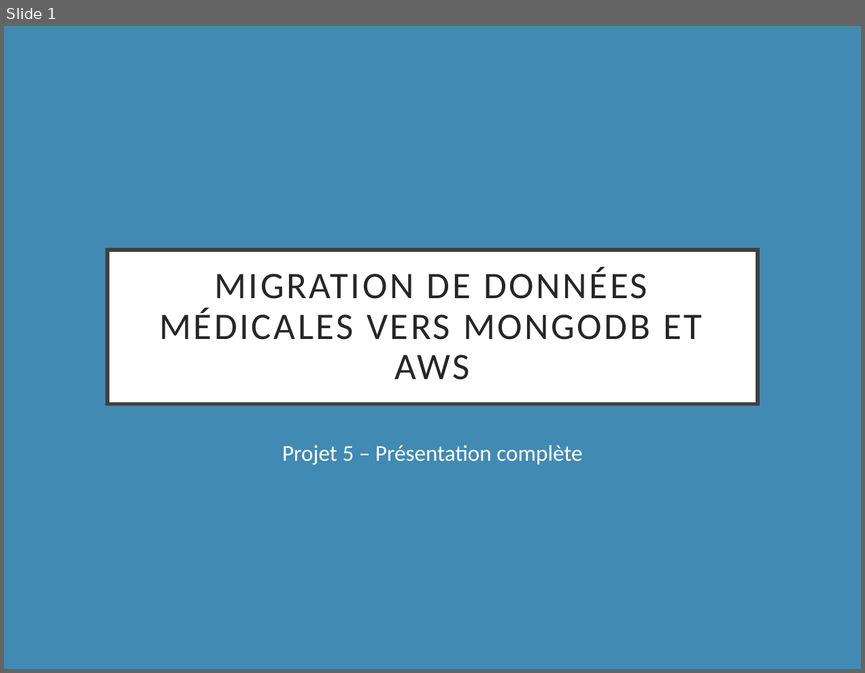
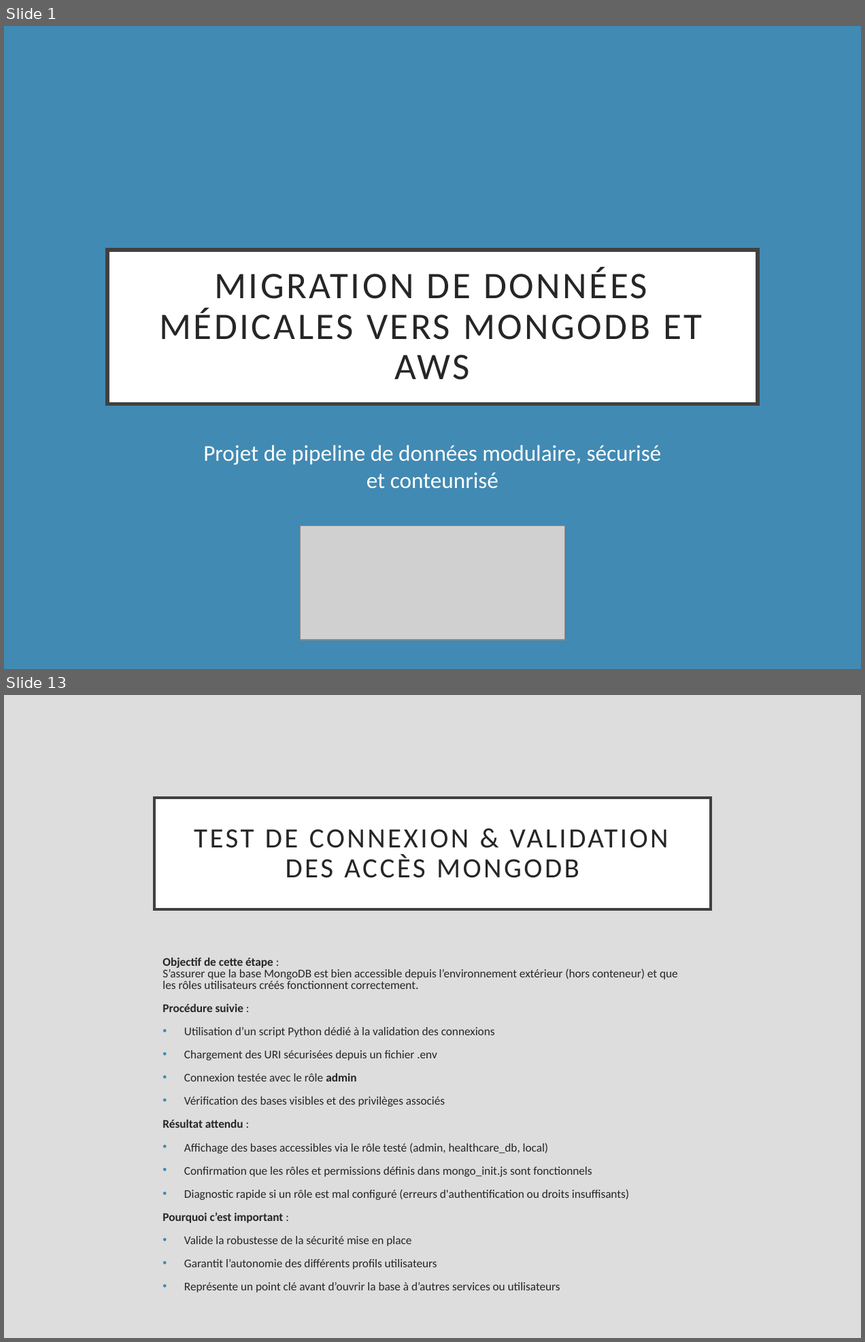
Before and after one commit to alexqtn/projet_5, a slide deck: Presantation.pptx. Shown one above the other, each under a label of ours: slide 1 before the commit, slides 1 and 13 after it; the slides between them are not shown. The pictures are 865x673 and 865x1342 pixels, drawn with LibreOffice and Linux fonts; fonts in the diff are those of the drawing; grey boxes stand for pictures. Boxes give left, top, right and bottom in pixels: in the first picture for what was removed or moved away, otherwise in the second. Text is boxed around its words. In the diff, an @@ line names an element or a change of style, - is before the commit and + after.

```diff
--- a/Presantation.pptx
+++ b/Presantation.pptx
@@ slide 13 added at box(4, 695, 861, 1338), background #DDDDDD @@
@@ title added at box(154, 798, 710, 909), fill #FFFFFF, outline #404040 2.5 pt, 23.4 pt, text #262626 @@
+TEST DE CONNEXION & VALIDATION DES ACCÈS MONGODB
@@ text added at box(162, 957, 678, 1292), 9.9 pt, text #262626 @@
+Objectif de cette étape :
+S’assurer que la base MongoDB est bien accessible depuis l’environnement extérieur (hors conteneur) et que les rôles utilisateurs créés fonctionnent correctement.
+Procédure suivie :
+• Utilisation d’un script Python dédié à la validation des connexions
+• Chargement des URI sécurisées depuis un fichier .env
+• Connexion testée avec le rôle admin
+• Vérification des bases visibles et des privilèges associés
+Résultat attendu :
+• Affichage des bases accessibles via le rôle testé (admin, healthcare_db, local)
+• Confirmation que les rôles et permissions définis dans mongo_init.js sont fonctionnels
+• Diagnostic rapide si un rôle est mal configuré (erreurs d'authentification ou droits insuffisants)
+Pourquoi c’est important :
+• Valide la robustesse de la sécurité mise en place
+• Garantit l’autonomie des différents profils utilisateurs
+• Représente un point clé avant d’ouvrir la base à d’autres services ou utilisateurs
@@ slide 1 changed as well @@
@@ subtitle at box(203, 445, 662, 488): text changed @@
-Projet 5 – Présentation complète
+Projet de pipeline de données modulaire, sécurisé et conteunrisé
@@ picture added at box(300, 526, 564, 639) @@
```
Also in this commit, not shown: 2 other slides changed, 17 other slides added, 8 slides removed, 6 other files.
